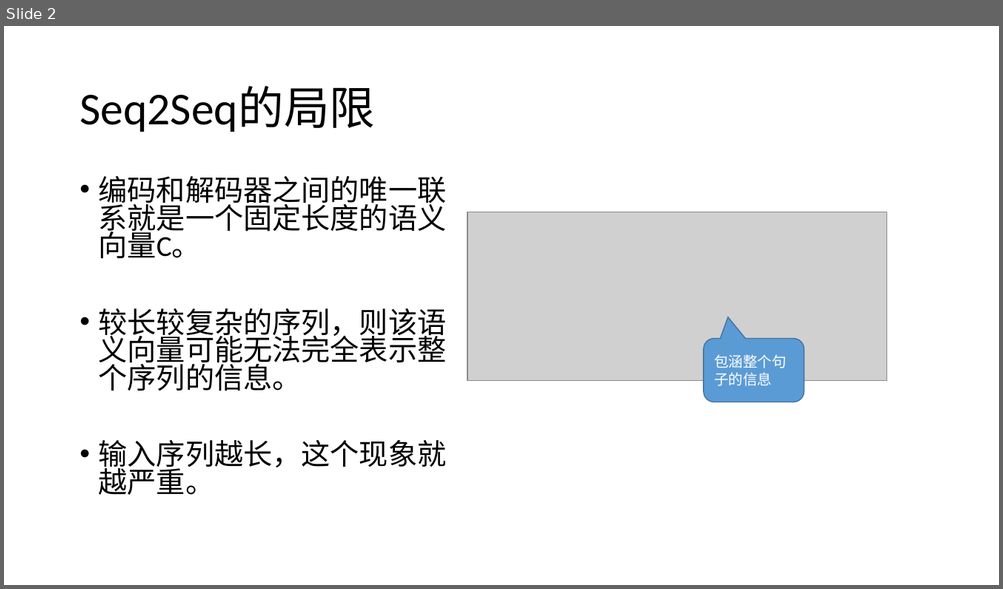
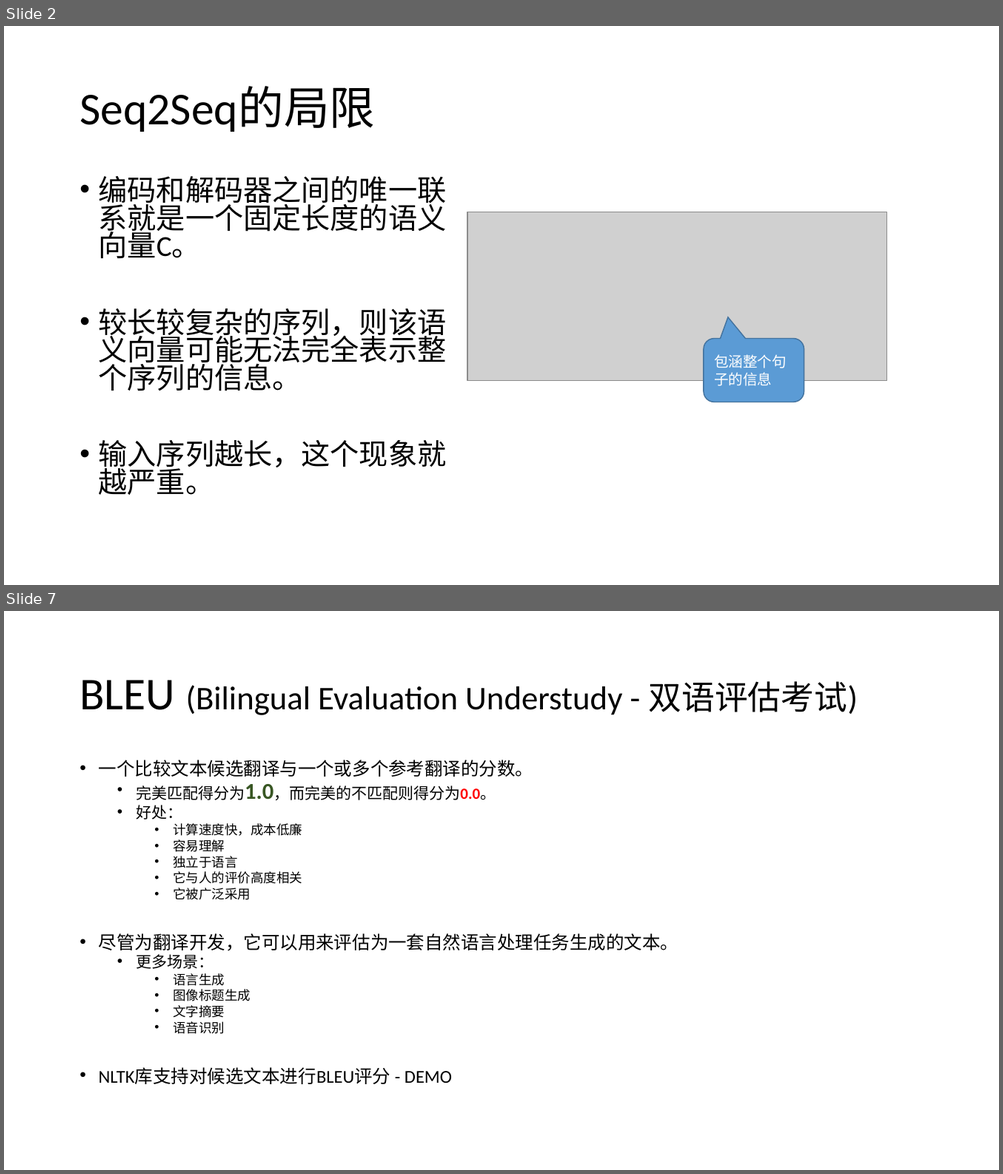
Before and after one commit to foamliu/Learning-DL, a slide deck: nlp/Attention.pptx. Shown one above the other, each under a label of ours: slide 2 before the commit, slides 2 and 7 after it; the slides between them are not shown. The pictures are 1003x589 and 1003x1174 pixels, drawn with LibreOffice and Linux fonts; fonts in the diff are those of the drawing; grey boxes stand for pictures. Boxes give left, top, right and bottom in pixels: in the first picture for what was removed or moved away, otherwise in the second. Text is boxed around its words. In the diff, an @@ line names an element or a change of style, - is before the commit and + after.

```diff
--- a/nlp/Attention.pptx
+++ b/nlp/Attention.pptx
@@ slide 7 added at (4,611,999,1170), background #FFFFFF @@
@@ title added at (79,680,857,715), 32 pt, text #000000 @@
+BLEU (Bilingual Evaluation Understudy - 双语评估考试)
@@ text added at (99,760,679,1085), 17.5 pt, text #000000 @@
+• 一个比较文本候选翻译与一个或多个参考翻译的分数。
+  • 完美匹配得分为1.0，而完美的不匹配则得分为0.0。
+  • 好处：
+    • 计算速度快，成本低廉
+    • 容易理解
+    • 独立于语言
+    • 它与人的评价高度相关
+    • 它被广泛采用
+• 尽管为翻译开发，它可以用来评估为一套自然语言处理任务生成的文本。
+  • 更多场景：
+    • 语言生成
+    • 图像标题生成
+    • 文字摘要
+    • 语音识别
+• NLTK库支持对候选文本进行BLEU评分 - DEMO
```
Also in this commit, not shown: 2 slides changed, 4 other slides added, 1 slide removed, 2 other files.
